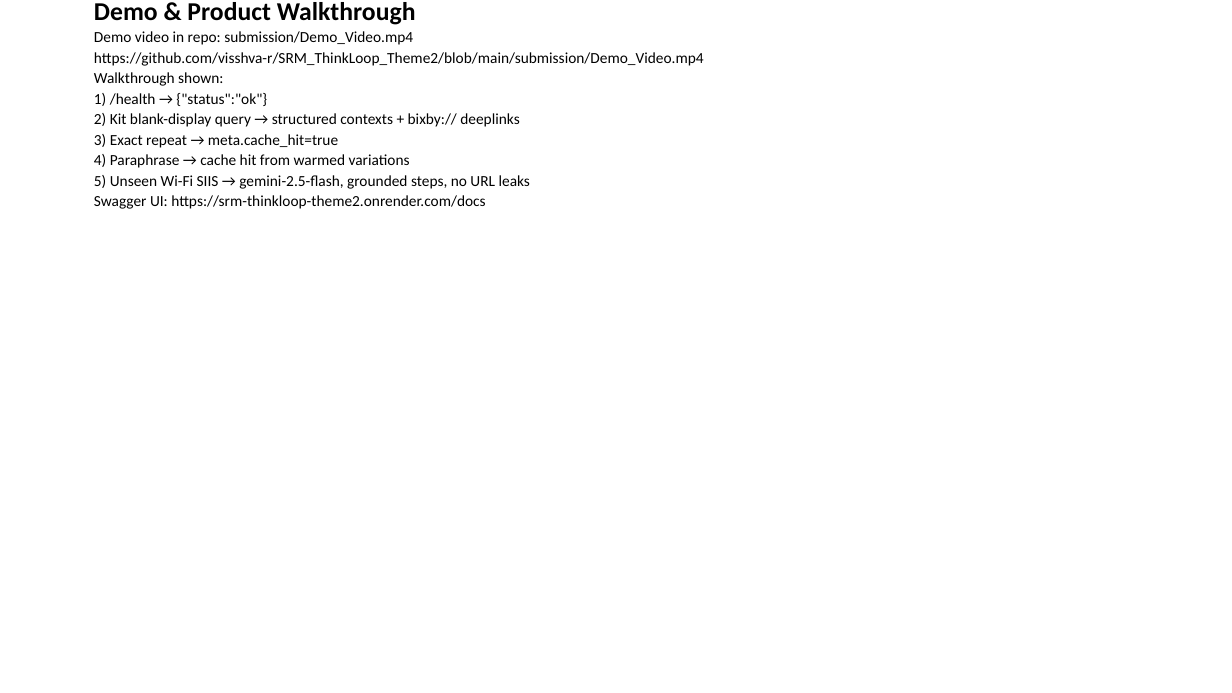
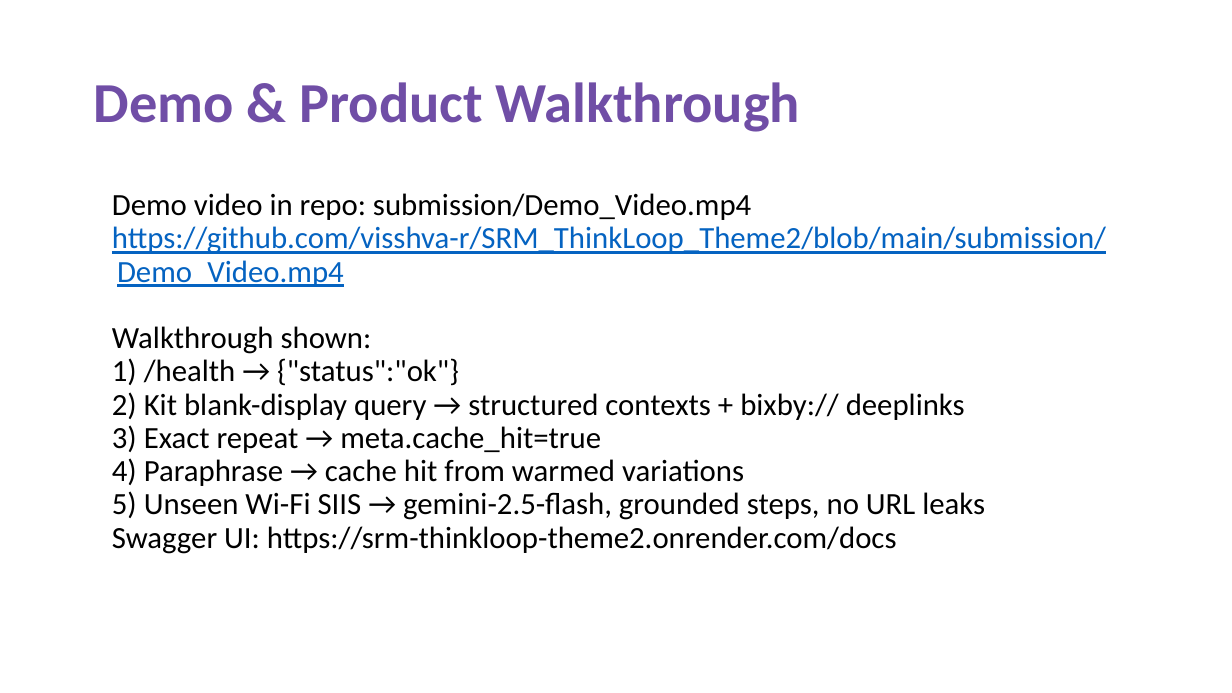
Before and after one commit to visshva-r/SRM_ThinkLoop_Theme2, a slide deck: slide 5 of submission/SRM_ThinkLoop_Submission.pptx. Drawn at 1232x693 pixels with LibreOffice and Linux fonts; fonts in the diff are those of the drawing. Boxes give left, top, right and bottom in pixels: in the first picture for what was removed or moved away, otherwise in the second. Text is boxed around its words. In the diff, an @@ line names an element or a change of style, - is before the commit and + after.

Commit message:
Replace submission PPT and AI disclosure with manually edited templates.

```diff
--- a/submission/SRM_ThinkLoop_Submission.pptx
+++ b/submission/SRM_ThinkLoop_Submission.pptx
@@ title "Demo & Product Walkthrough" at (x1=94, y1=82, x2=800, y2=132): size 20 to 44 pt, text colour #000000 to #704EA6 @@
@@ title at (x1=94, y1=31, x2=704, y2=209): paragraphs removed @@
-Demo video in repo: submission/Demo_Video.mp4
-https://github.com/visshva-r/SRM_ThinkLoop_Theme2/blob/main/submission/Demo_Video.mp4
-Walkthrough shown:
-1) /health → {"status":"ok"}
-2) Kit blank-display query → structured contexts + bixby:// deeplinks
-3) Exact repeat → meta.cache_hit=true
-4) Paraphrase → cache hit from warmed variations
-5) Unseen Wi-Fi SIIS → gemini-2.5-flash, grounded steps, no URL leaks
-Swagger UI: https://srm-thinkloop-theme2.onrender.com/docs
@@ text added at (x1=112, y1=193, x2=1106, y2=554), 24 pt, text #000000 @@
+Demo video in repo: submission/Demo_Video.mp4
+https://github.com/visshva-r/SRM_ThinkLoop_Theme2/blob/main/submission/Demo_Video.mp4
+Walkthrough shown:
+1) /health → {"status":"ok"}
+2) Kit blank-display query → structured contexts + bixby:// deeplinks
+3) Exact repeat → meta.cache_hit=true
+4) Paraphrase → cache hit from warmed variations
+5) Unseen Wi-Fi SIIS → gemini-2.5-flash, grounded steps, no URL leaks
+Swagger UI: https://srm-thinkloop-theme2.onrender.com/docs
```
Also in this commit, not shown: 10 other slides changed, 1 other file.
